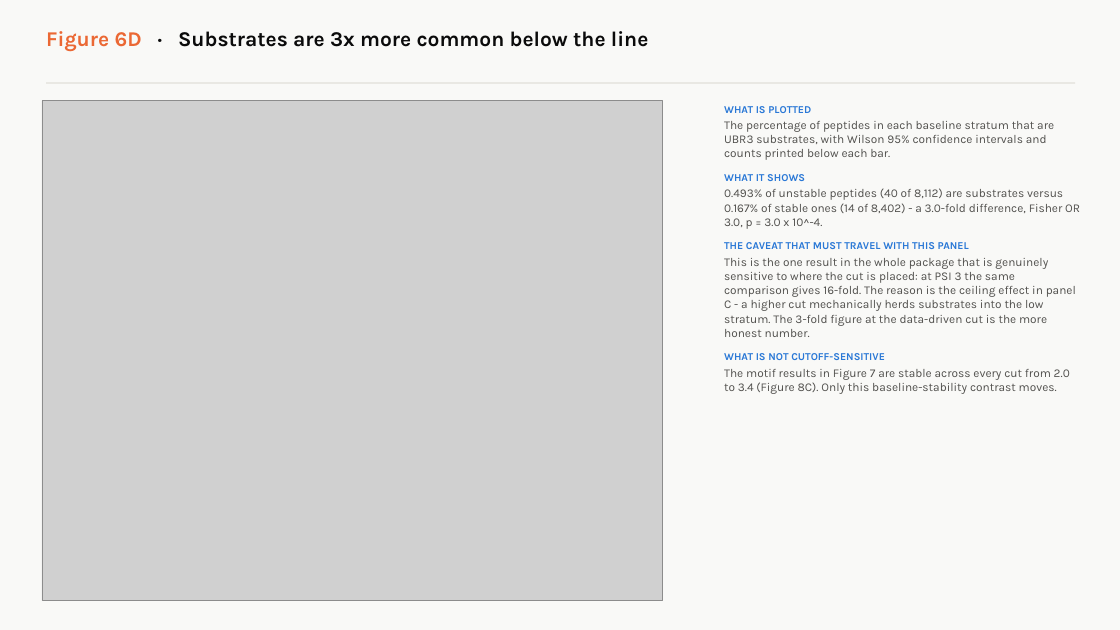
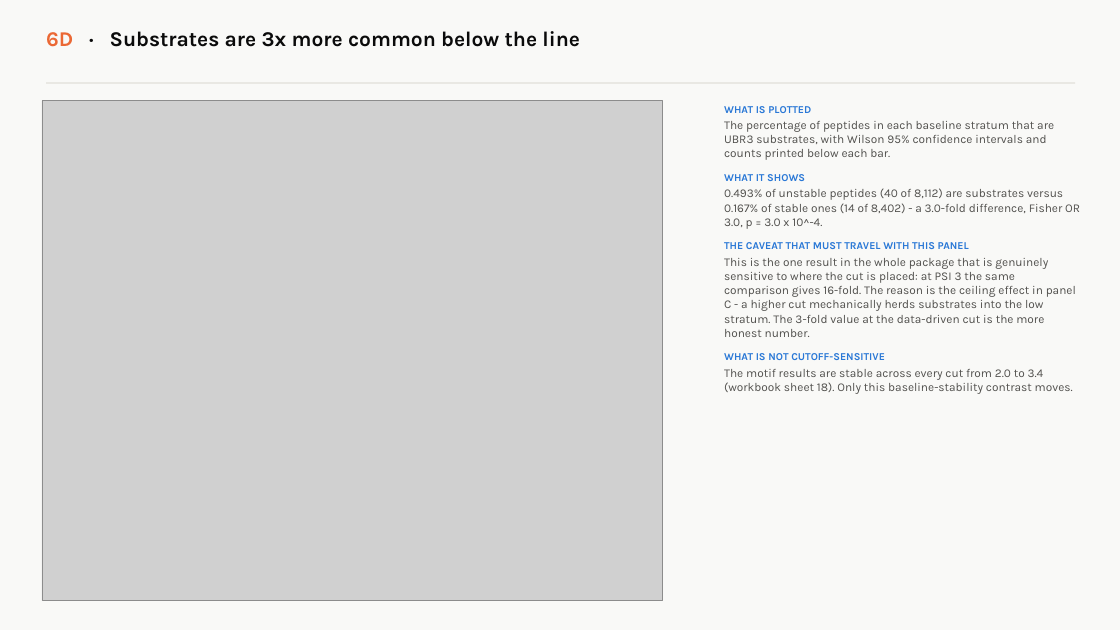
Before and after one commit to idobleicher/dianaMega, a slide deck: slide 24 of ubr3_PG_reviewer/UBR3_figures_explained.pptx (slide 29 before the commit). Drawn at 1120x630 pixels with LibreOffice and Linux fonts; fonts in the diff are those of the drawing; grey boxes stand for pictures. Boxes give left, top, right and bottom in pixels: in the first picture for what was removed or moved away, otherwise in the second. Text is boxed around its words. In the diff, an @@ line names an element or a change of style, - is before the commit and + after.

```diff
--- a/ubr3_PG_reviewer/UBR3_figures_explained.pptx
+++ b/ubr3_PG_reviewer/UBR3_figures_explained.pptx
@@ text at (46,31,579,47): text changed @@
-Figure 6D · Substrates are 3x more common below the line
+6D · Substrates are 3x more common below the line
@@ text at (724,258,1076,337): text changed @@
-This is the one result in the whole package that is genuinely sensitive to where the cut is placed: at PSI 3 the same comparison gives 16-fold. The reason is the ceiling effect in panel C - a higher cut mechanically herds substrates into the low stratum. The 3-fold figure at the data-driven cut is the more honest number.
+This is the one result in the whole package that is genuinely sensitive to where the cut is placed: at PSI 3 the same comparison gives 16-fold. The reason is the ceiling effect in panel C - a higher cut mechanically herds substrates into the low stratum. The 3-fold value at the data-driven cut is the more honest number.
@@ text at (724,369,1073,394): text changed @@
-The motif results in Figure 7 are stable across every cut from 2.0 to 3.4 (Figure 8C). Only this baseline-stability contrast moves.
+The motif results are stable across every cut from 2.0 to 3.4 (workbook sheet 18). Only this baseline-stability contrast moves.
```
Also in this commit, not shown: 29 other slides changed, 4 slides added, 14 slides removed, 38 other files.
